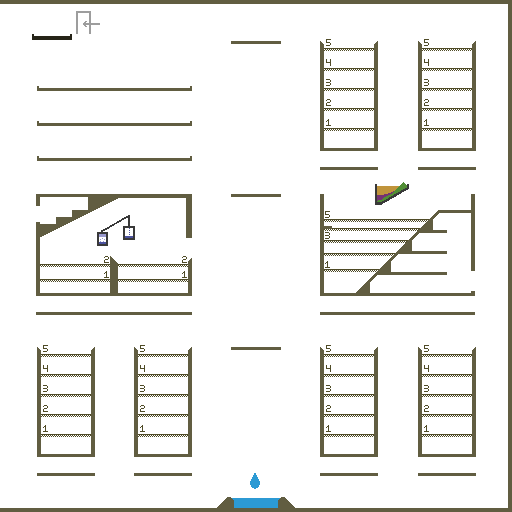
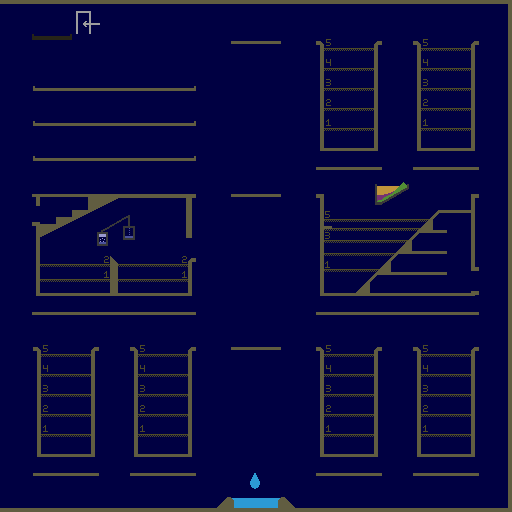
Two versions of the same layered image (512 × 512). Layer-by-layer changes:
painted on "bg" over [left=32, top=39, right=479, bottom=476]
showed "scene.png", painted on it over [left=0, top=4, right=508, bottom=508]
